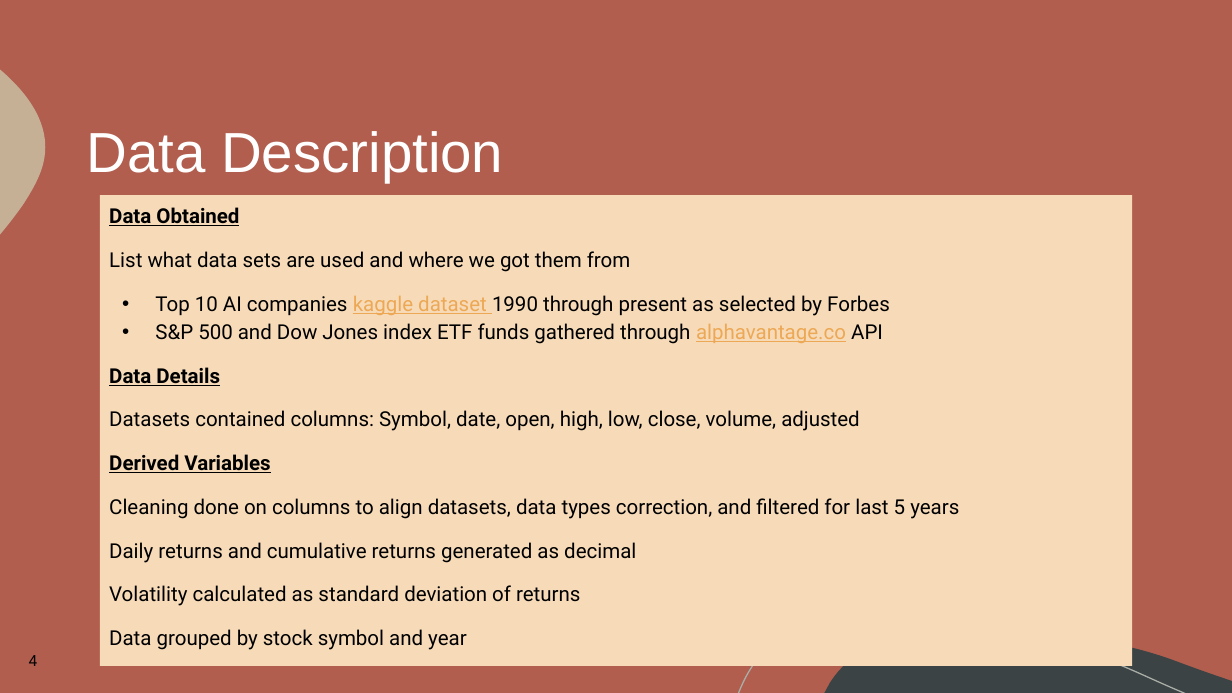
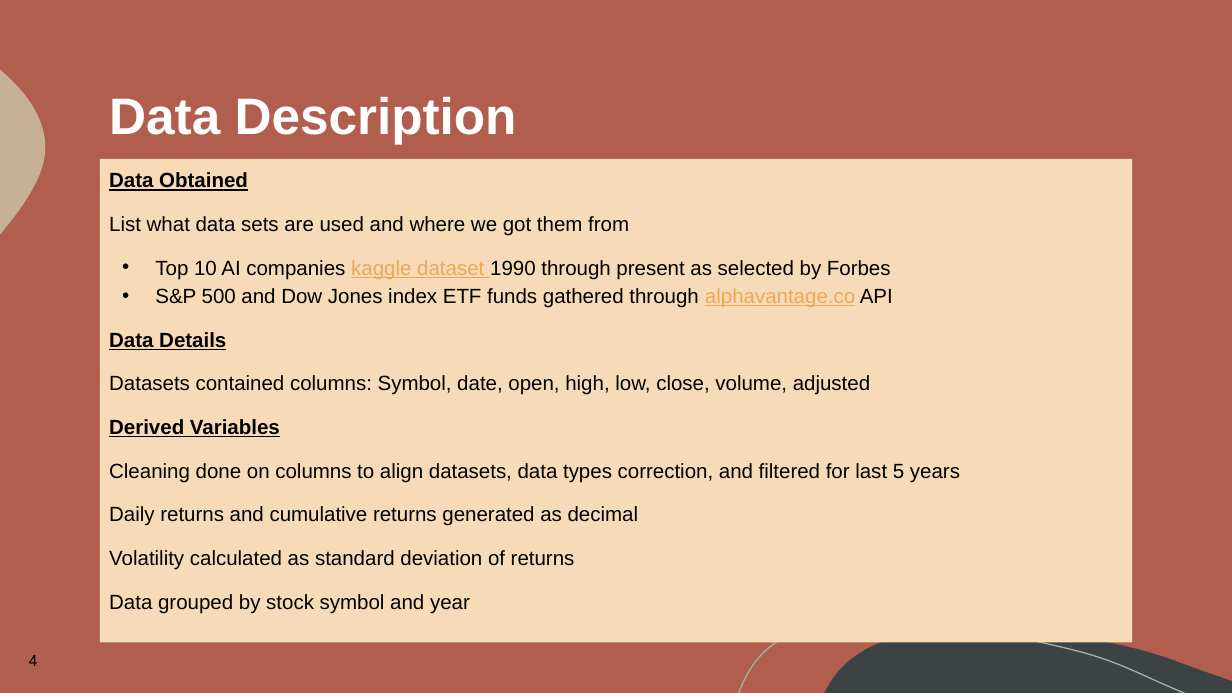
Before and after one commit to LegallyNotBlonde/Project-1, a slide deck: slide 4 of AIStocksProject/Presentation_Tech_Giants_Face_Off.pptx. Drawn at 1232x693 pixels with LibreOffice and Linux fonts; fonts in the diff are those of the drawing. Boxes give left, top, right and bottom in pixels: in the first picture for what was removed or moved away, otherwise in the second. Text is boxed around its words. In the diff, an @@ line names an element or a change of style, - is before the commit and + after.

```diff
--- a/AIStocksProject/Presentation_Tech_Giants_Face_Off.pptx
+++ b/AIStocksProject/Presentation_Tech_Giants_Face_Off.pptx
@@ title "Data Description": place and size @@
-title "Data Description" at (86, 131, 503, 182)
+title "Data Description" at (109, 97, 517, 144)
@@ title "Data Description" at (109, 97, 517, 144): size 44 to 40 pt, bold on @@
@@ text "Data Obtained": place and size @@
-text "Data Obtained" at (100, 195, 1132, 666)
+text "Data Obtained" at (100, 159, 1132, 642)
@@ text "Data Obtained" at (100, 159, 1132, 642): font Roboto to Arial @@
```
Also in this commit, not shown: 14 other slides changed, 4 slides added, 9 slides removed, 1 other file.
